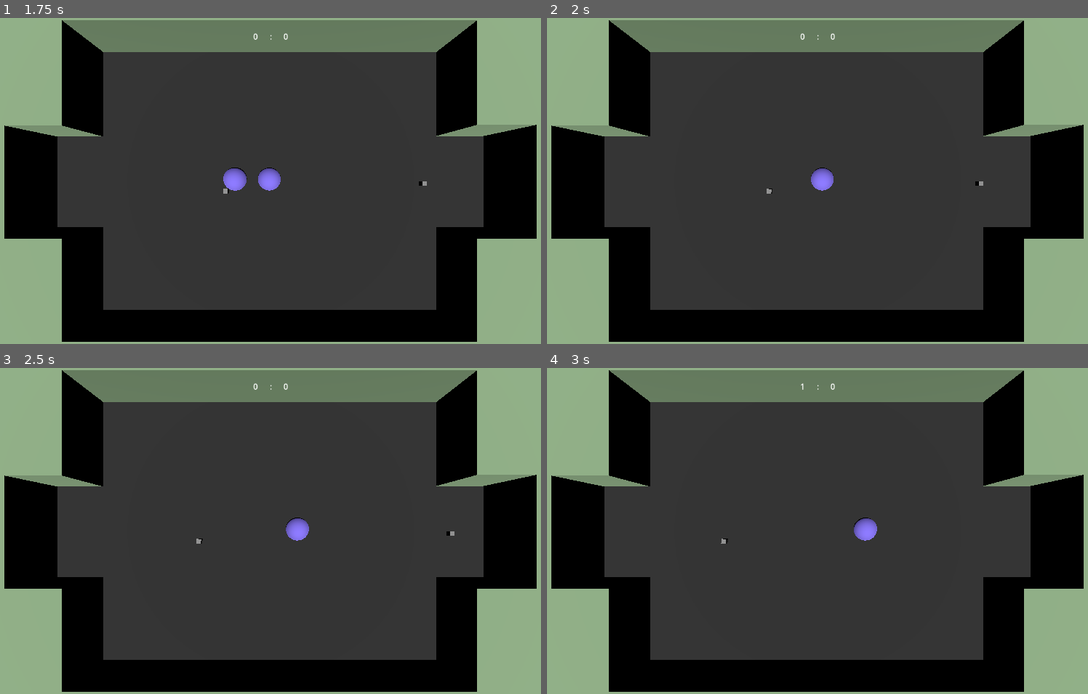
Above: before the commit, frames 1-4 (two rows, left to right).
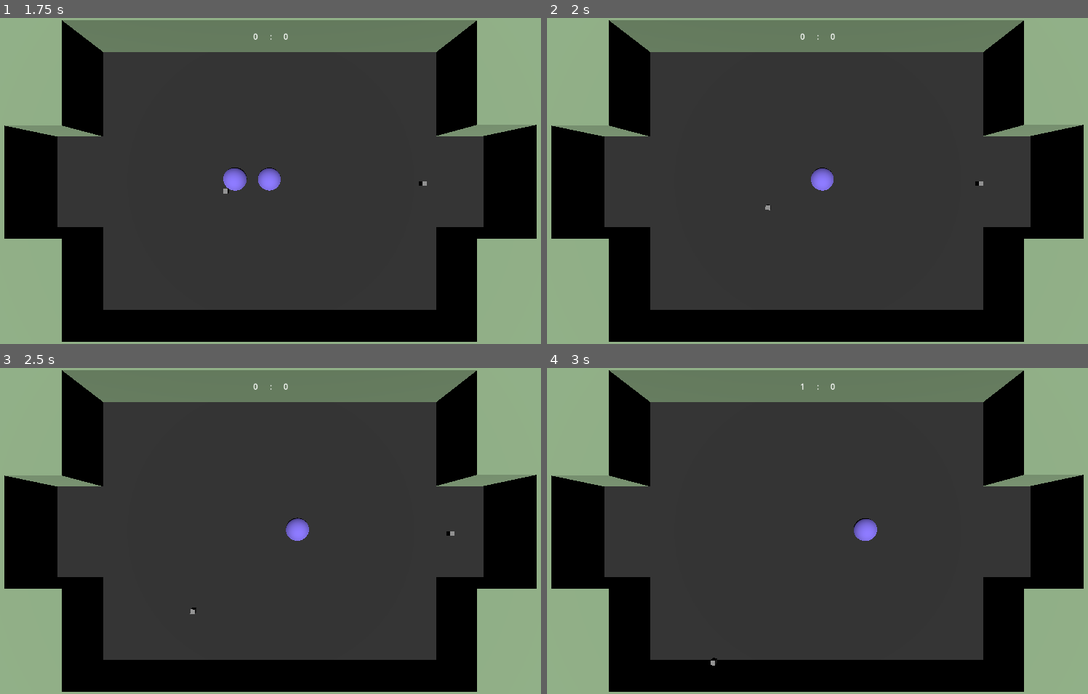
Above: after the commit, the same moments.

Repository: TheCubeOfFire/ggj2025-dumbbubbledoor
Game: Godot game, scene res://bubbles/BubbleGym.tscn
The game is run twice, just before and just after one commit, with the same random seed, the same clock (stepped at 60 frames per second) and the same inputs. This scene is started directly instead of the project's main scene.
Inputs:
- Up to frame 1 (1.75 s): tap Enter at 0.5 s
- Up to frame 2 (2 s): no input
- Up to frame 3 (2.5 s): no input
- Up to frame 4 (3 s): no input

Frame 1 is identical in both runs. In frame 2, less than 0.1% of the frame differs, in the area x 40-53%, y 46-60%; in frame 3, less than 0.1%; in frame 4, less than 0.1%, in the area x 30-62%, y 45-92%.

Commit message:
fixed impulse on low velocity spikes

Diff:
--- a/arrows/arrow.gd
+++ b/arrows/arrow.gd
@@ -34,5 +34,5 @@
 
 
 func _physics_process(delta: float) -> void:
-    if(global_position.y < -400):
+    if(global_position.y < -400 || abs(global_position.x) >300 || abs(global_position.y) >300):
         queue_free()
--- a/bubbles/bubble.gd
+++ b/bubbles/bubble.gd
@@ -43,7 +43,7 @@
         var force = _compute_explosion_direction(body)
         force *= bubble_push_force_multiplier / self.global_position.distance_to(body.global_position)
         body.push(force)
-    elif is_instance_of(body, Arrow) && body != _arrow_touched:
+    elif is_instance_of(body, Arrow):
         body.push_from_bubble(_compute_explosion_direction(body), self.global_position)
 
 func _compute_explosion_direction(body: Node3D) -> Vector3:
@@ -51,7 +51,7 @@
     var self_position = self.global_position
     var other_position = body.global_position
     force.x = other_position.x - self_position.x
-    force.y = other_position.y - self_position.y
+    force.z = other_position.z - self_position.z
     force.normalized()
     return force
 
@@ -64,5 +64,5 @@
 
 
 func _physics_process(delta: float) -> void:
-    if(global_position.y < -400):
+    if(global_position.y < -400 || abs(global_position.x) >300 || abs(global_position.y) >300):
         queue_free()
